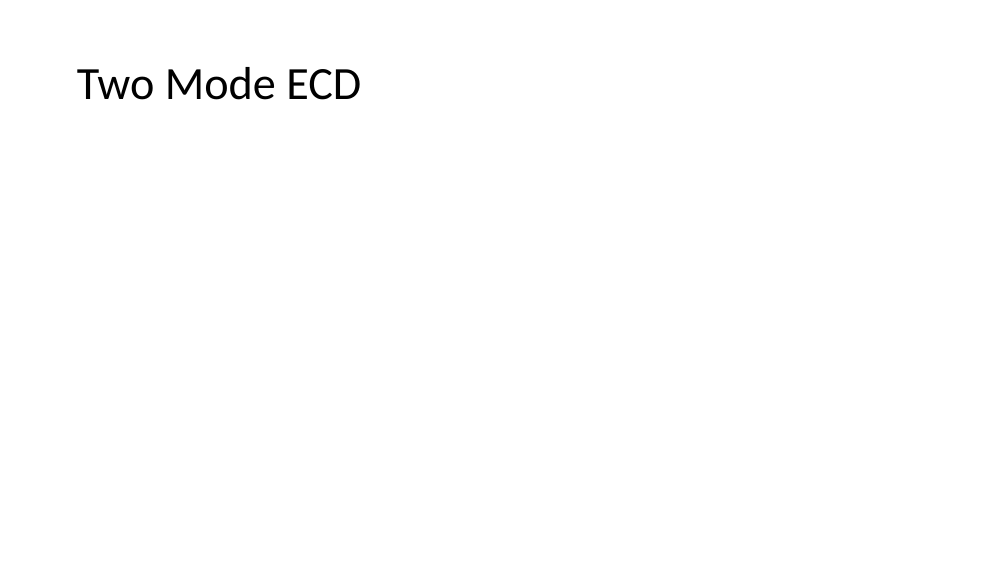
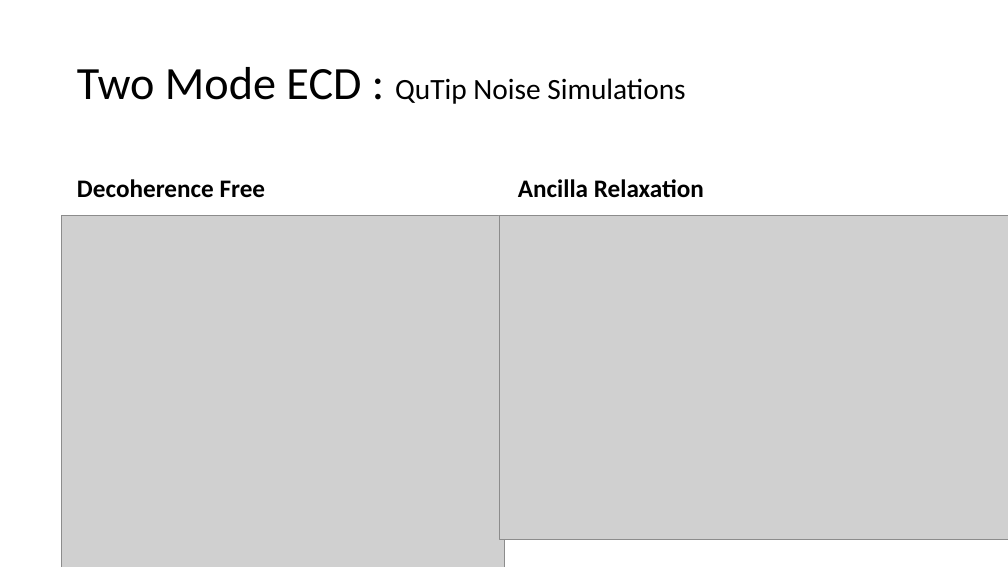
Before and after one commit to EeshGupta/Multimode-Conditional-Displacements, a slide deck: slide 17 of presentations/mcd.pptx. Drawn at 1008x567 pixels with LibreOffice and Linux fonts; fonts in the diff are those of the drawing; grey boxes stand for pictures. Boxes give left, top, right and bottom in pixels: in the first picture for what was removed or moved away, otherwise in the second. Text is boxed around its words. In the diff, an @@ line names an element or a change of style, - is before the commit and + after.

```diff
--- a/presentations/mcd.pptx
+++ b/presentations/mcd.pptx
@@ title at [77,67,685,104]: text changed; size 44 to 28 pt @@
-Two Mode ECD
+Two Mode ECD : QuTip Noise Simulations
@@ text added at [77,179,266,198], 24 pt, text #000000, bold @@
+Decoherence Free
@@ text added at [518,179,704,198], 24 pt, text #000000, bold @@
+Ancilla Relaxation
@@ picture added at [61,215,504,567] @@
@@ picture added at [499,215,1008,539] @@
```
Also in this commit, not shown: 5 other slides changed, 1 slide added, 1 slide removed, 1 other file.
